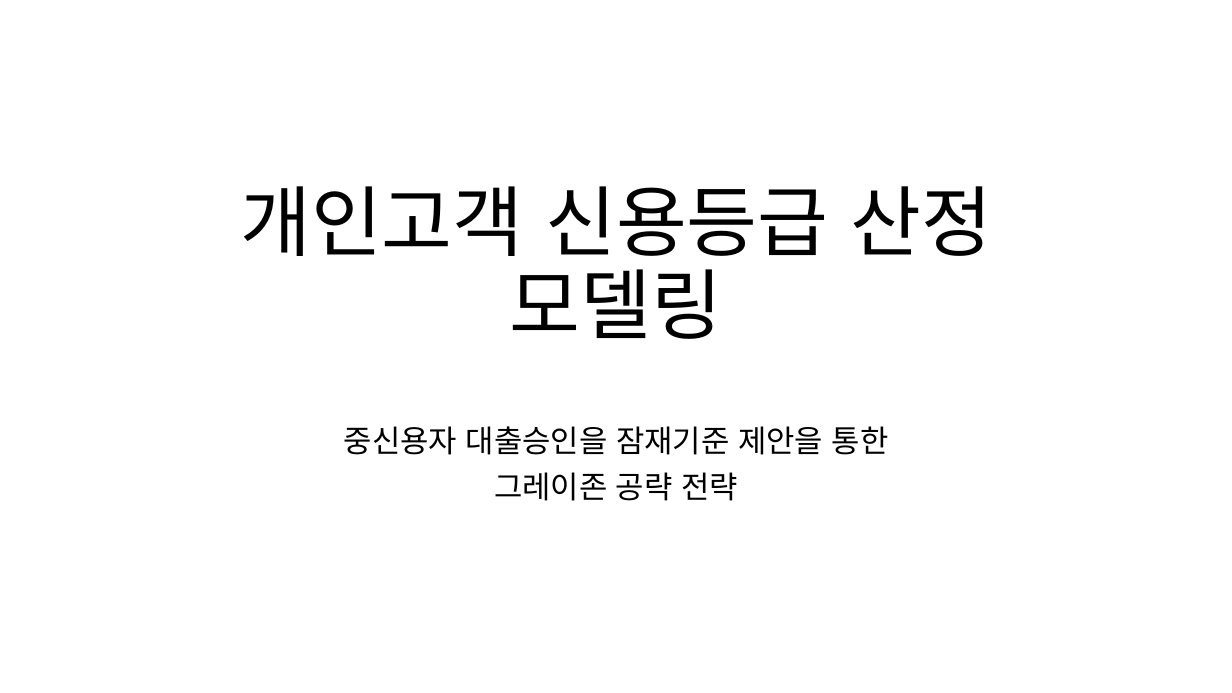
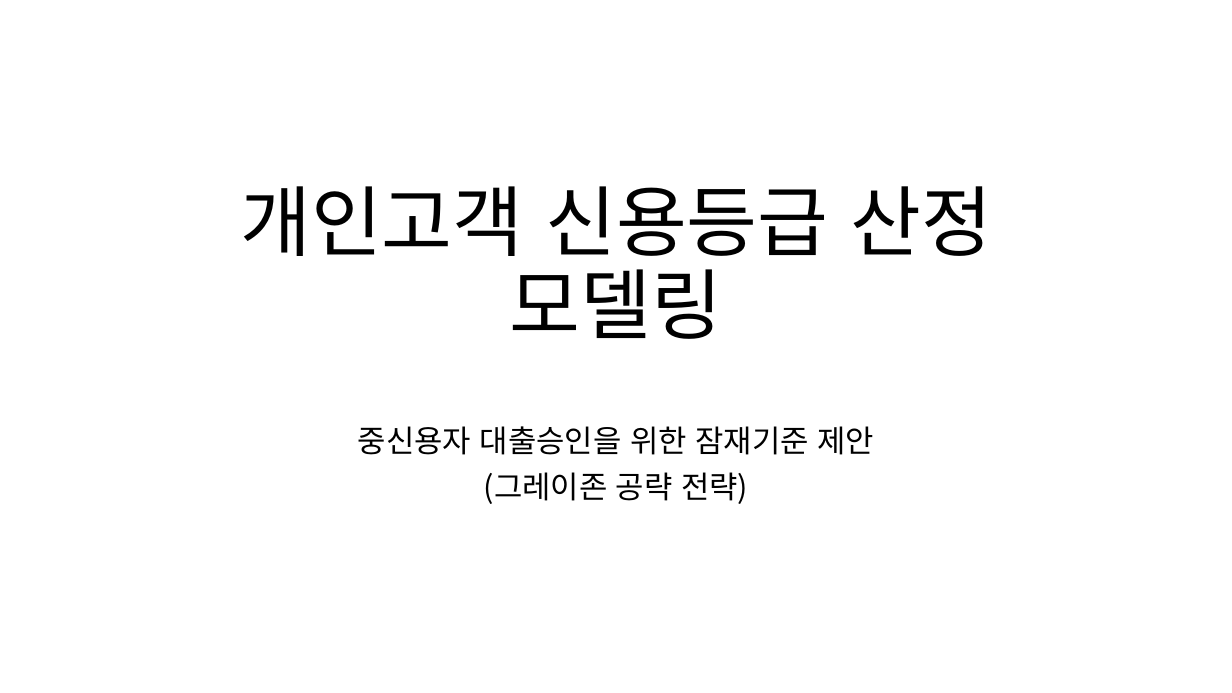
Before and after one commit to HANARONE/dh01, a slide deck: slide 1 of 개인고객 신용등급 산정 모델링.pptx. Drawn at 1232x693 pixels with LibreOffice and Linux fonts; fonts in the diff are those of the drawing. Boxes give left, top, right and bottom in pixels: in the first picture for what was removed or moved away, otherwise in the second. Text is boxed around its words. In the diff, an @@ line names an element or a change of style, - is before the commit and + after.

```diff
--- a/개인고객 신용등급 산정 모델링.pptx
+++ b/개인고객 신용등급 산정 모델링.pptx
@@ subtitle at bbox=[358, 426, 875, 504]: text changed @@
-중신용자 대출승인을 잠재기준 제안을 통한
-그레이존 공략 전략
+중신용자 대출승인을 위한 잠재기준 제안
+(그레이존 공략 전략)
```
Also in this commit, not shown: 1 other slide changed, 3 other files.
